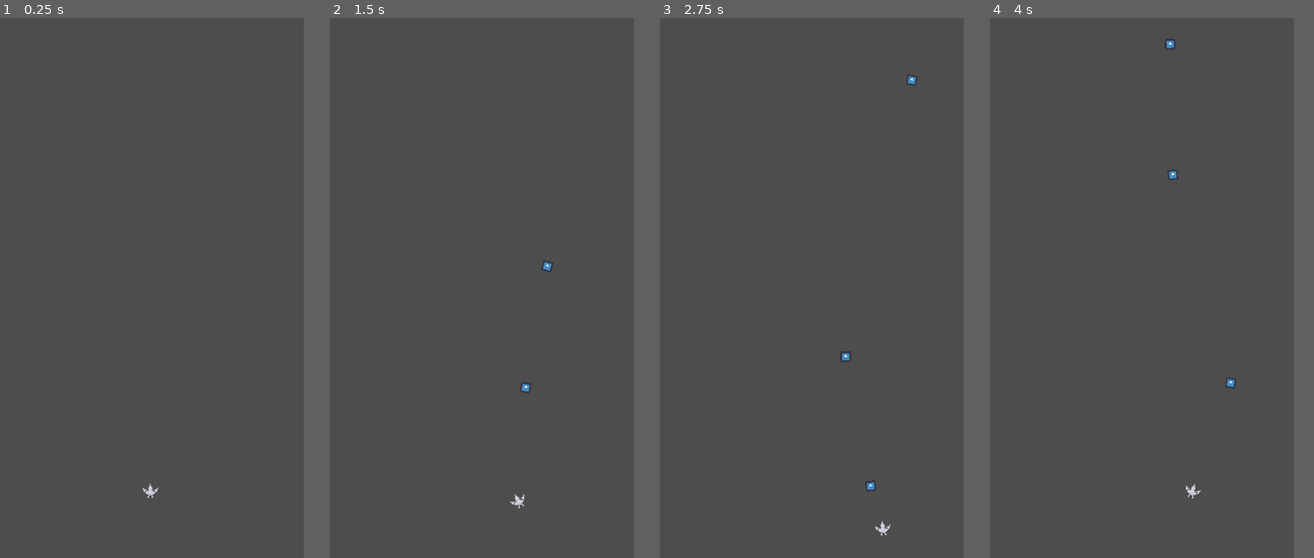
Above: before the commit, frames 1-4 (left to right).
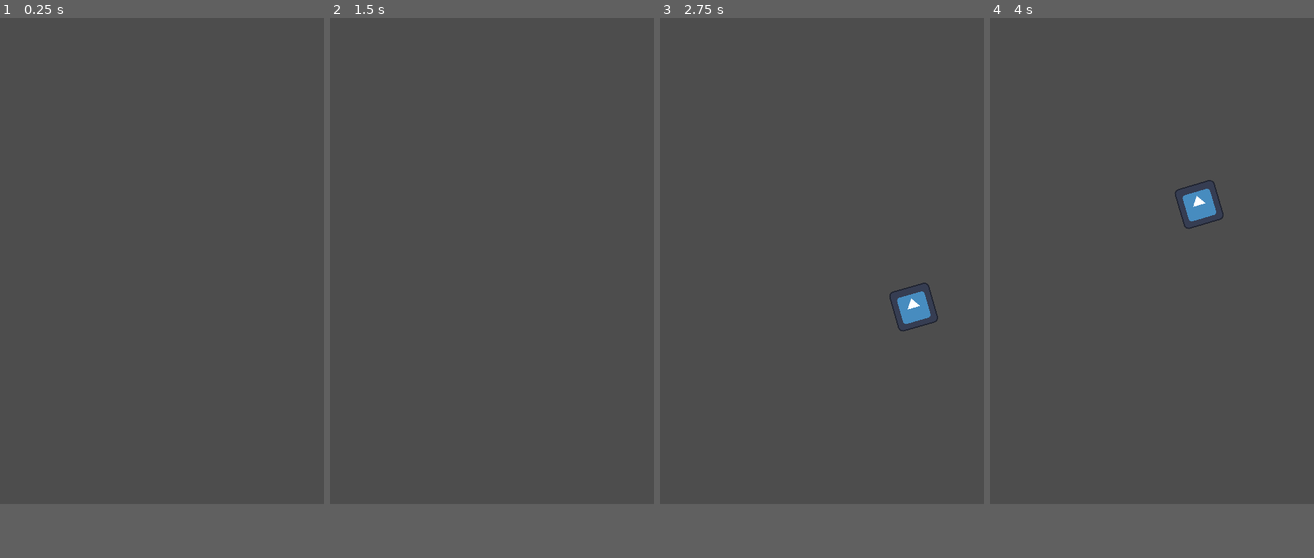
Above: after the commit, the same moments.

Repository: justCallMeJeg/ChaosWingNemesis
Game: Godot game, scene res://src/main.tscn
The game is run twice, just before and just after one commit, with the same random seed, the same clock (stepped at 60 frames per second) and the same inputs. The engine's default icon, where the game draws it, is replaced by a stand-in: a white triangle on a blue panel in a dark square.
Inputs (mouse positions are in pixels of both pictures, inside the frame that each line leads up to):
- Up to frame 1 (0.25 s): no input
- Up to frame 2 (1.5 s): tap Enter at 0.5 s; move the mouse to (550, 261) at 0.52 s; press the mouse at (550, 261) at 0.53 s; hold Right (ui_right) 0.53-1.28 s; move the mouse to (420, 315) at 1.27 s; release the mouse at (420, 315) at 1.28 s; hold Down (ui_down) from 1.28 s (still down); click (420, 315) at 1.35 s
- Up to frame 3 (2.75 s): move the mouse to (841, 169) at 2.02 s; release Down (ui_down) at 2.03 s; press the mouse at (841, 169) at 2.03 s; hold Right (ui_right) from 2.03 s (still down)
- Up to frame 4 (4 s): move the mouse to (1126, 396) at 2.77 s; release Right (ui_right) at 2.78 s; release the mouse at (1126, 396) at 2.78 s; hold Up (ui_up) 2.78-3.53 s; click (1126, 396) at 2.85 s; move the mouse to (1233, 369) at 3.52 s; press the mouse at (1233, 369) at 3.53 s; hold Left (ui_left) from 3.53 s (still down)
In our replay, the window is 450x800 before the commit and 480x720 after it. These sizes can differ from the game's own. Grey fills any space a smaller window leaves; there, only what the larger window draws over its background counts as a difference.

The runs differ from the first frame. In frame 1, less than 0.1% of the frame differs, in the area x 43-49%, y 86-89%; in frame 2, 0.1%; in frame 3, 0.7%; in frame 4, 0.7%, in the area x 53-77%, y 3-89%.

Commit message:
Project Settings Changed

Diff:
--- a/project.godot
+++ b/project.godot
@@ -18,13 +18,18 @@
 
 [display]
 
-window/size/viewport_width=608
-window/size/viewport_height=1080
+window/size/viewport_width=160
+window/size/viewport_height=240
+window/size/mode=3
 window/size/resizable=false
+window/size/window_width_override=640
+window/size/window_height_override=960
+window/stretch/mode="canvas_items"
+window/stretch/aspect="keep_width"
 
 [dotnet]
 
-project/assembly_name="Chaos Wing- Nemesis"
+project/assembly_name="Chaos Wing: Nemesis"
 
 [input]
 
@@ -99,4 +104,3 @@
 [rendering]
 
 textures/canvas_textures/default_texture_filter=0
-renderer/rendering_method="mobile"
